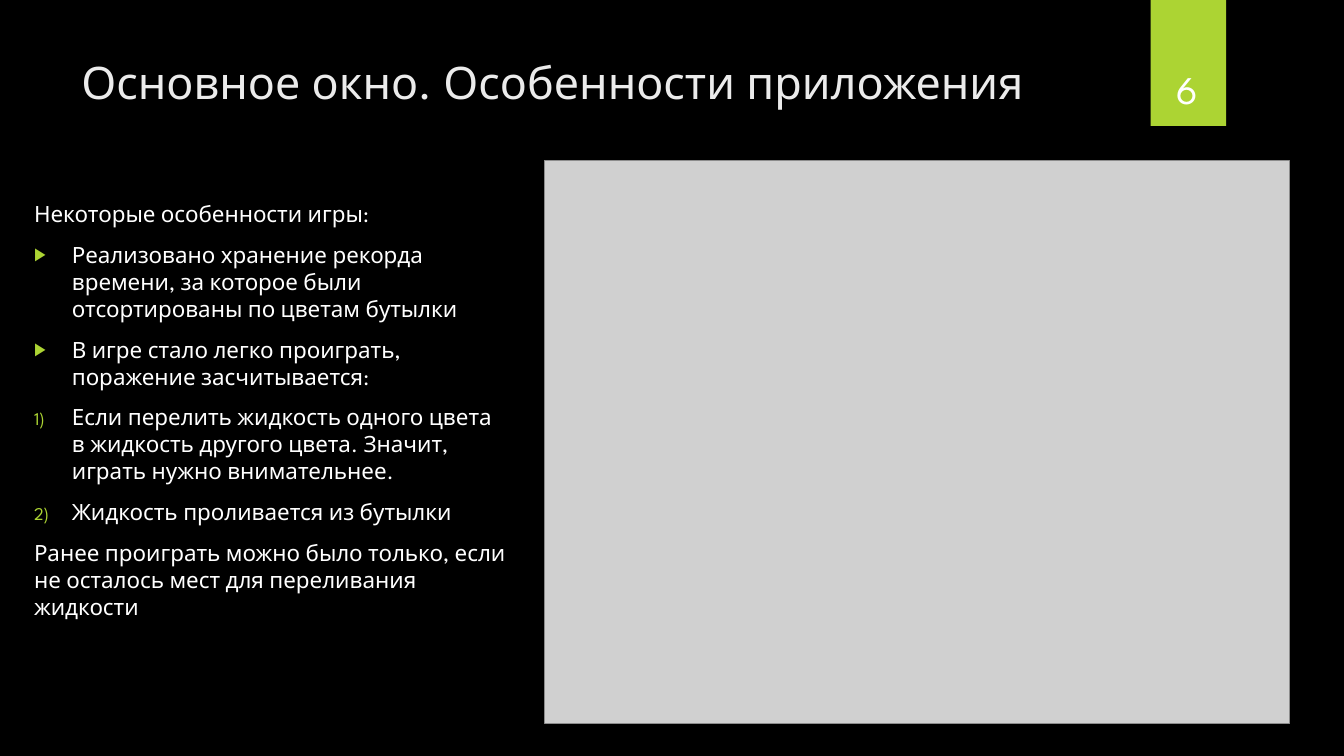
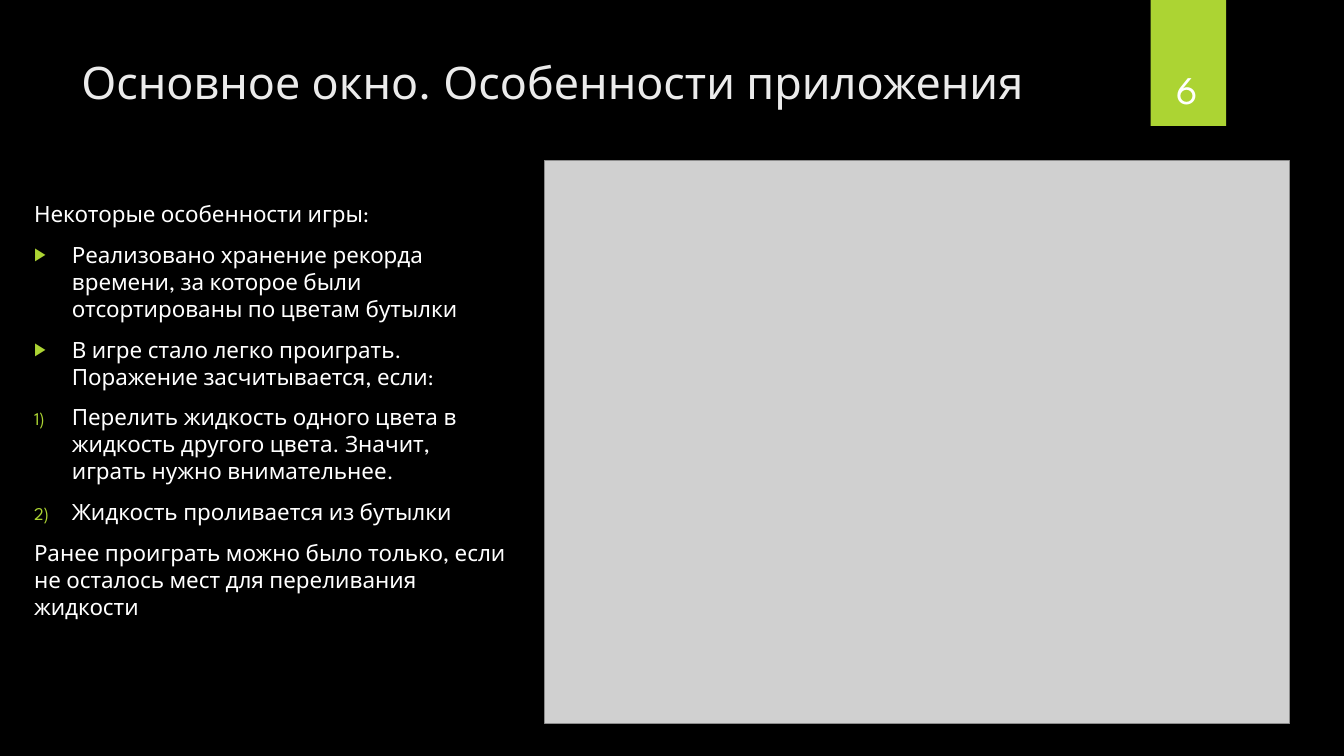
Before and after one commit to BorislavTimoshin/ColorSortBottles, a slide deck: slide 6 of description_project/Презентация.pptx. Drawn at 1344x756 pixels with LibreOffice and Linux fonts; fonts in the diff are those of the drawing; grey boxes stand for pictures; background and template pictures are left out. Boxes give left, top, right and bottom in pixels: in the first picture for what was removed or moved away, otherwise in the second. Text is boxed around its words. In the diff, an @@ line names an element or a change of style, - is before the commit and + after.

```diff
--- a/description_project/Презентация.pptx
+++ b/description_project/Презентация.pptx
@@ text at bbox=[72, 342, 457, 485]: text changed @@
-▶ В игре стало легко проиграть, поражение засчитывается:
-1) Если перелить жидкость одного цвета в жидкость другого цвета. Значит, играть нужно внимательнее.
+▶ В игре стало легко проиграть. Поражение засчитывается, если:
+1) Перелить жидкость одного цвета в жидкость другого цвета. Значит, играть нужно внимательнее.
```
Also in this commit, not shown: 1 other file.
